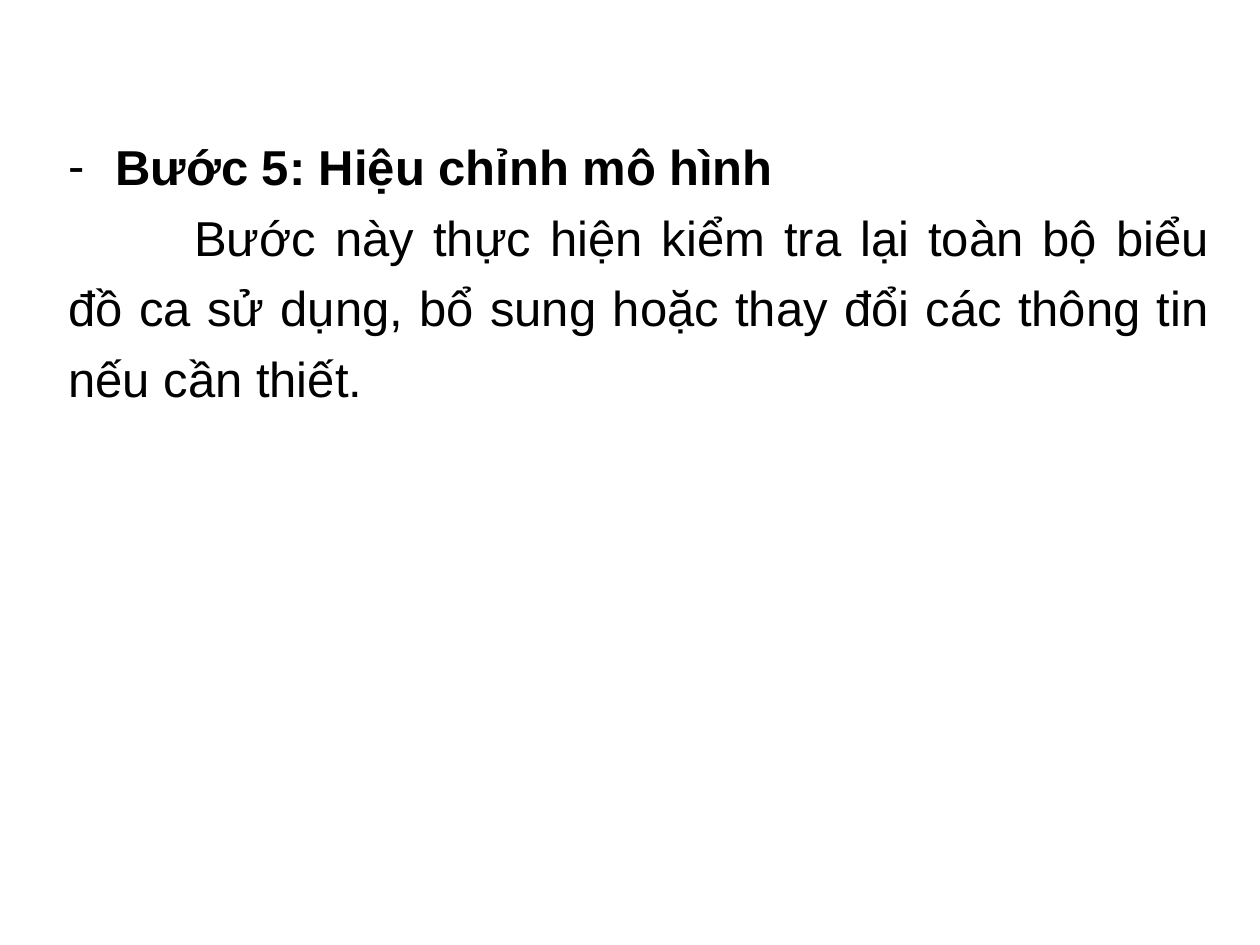
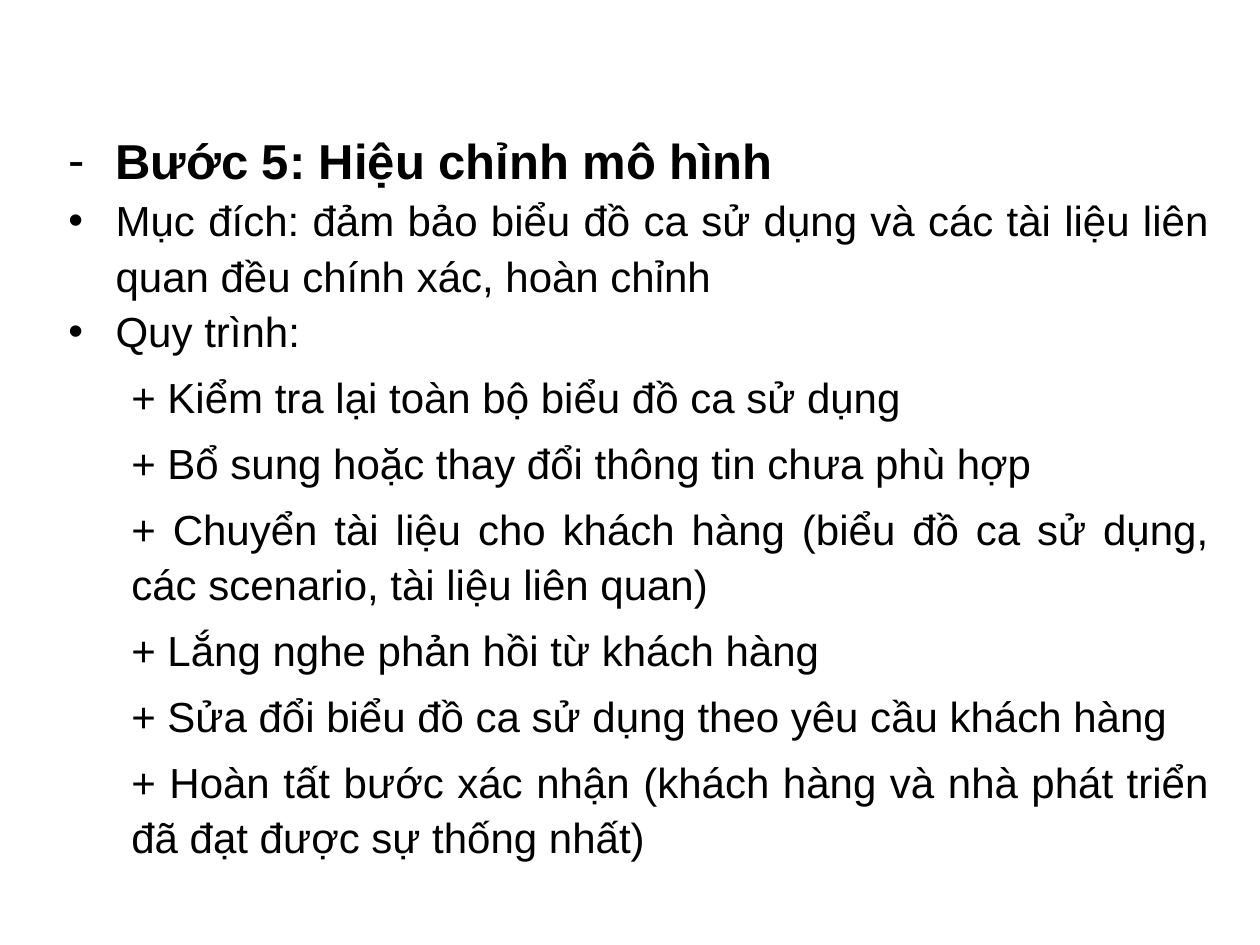
Before and after one commit to HienNguyen482412/UML_Doc, a slide deck: slide 18 of Slide.pptx. Drawn at 1260x945 pixels with LibreOffice and Linux fonts; fonts in the diff are those of the drawing; background and template pictures are left out. Boxes give left, top, right and bottom in pixels: in the first picture for what was removed or moved away, otherwise in the second. Text is boxed around its words. In the diff, an @@ line names an element or a change of style, - is before the commit and + after.

```diff
--- a/Slide.pptx
+++ b/Slide.pptx
@@ text at bbox=[116, 142, 773, 188]: line spacing 1.2 to 1.1 @@
@@ text at bbox=[116, 203, 1209, 862]: text changed; size 28 to 24 pt @@
-Bước này thực hiện kiểm tra lại toàn bộ biểu đồ ca sử dụng, bổ sung hoặc thay đổi các thông tin nếu cần thiết.
+• Mục đích: đảm bảo biểu đồ ca sử dụng và các tài liệu liên quan đều chính xác, hoàn chỉnh
+• Quy trình:
+  + Kiểm tra lại toàn bộ biểu đồ ca sử dụng
+  + Bổ sung hoặc thay đổi thông tin chưa phù hợp
+  + Chuyển tài liệu cho khách hàng (biểu đồ ca sử dụng, các scenario, tài liệu liên quan)
+  + Lắng nghe phản hồi từ khách hàng
+  + Sửa đổi biểu đồ ca sử dụng theo yêu cầu khách hàng
+  + Hoàn tất bước xác nhận (khách hàng và nhà phát triển đã đạt được sự thống nhất)
```
Also in this commit, not shown: 4 other slides changed, 6 other files.
